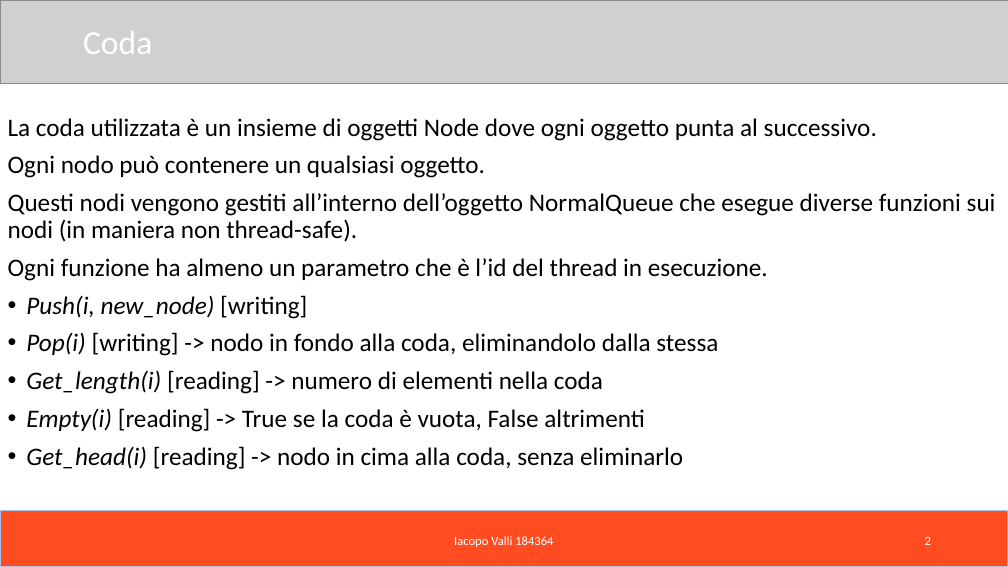
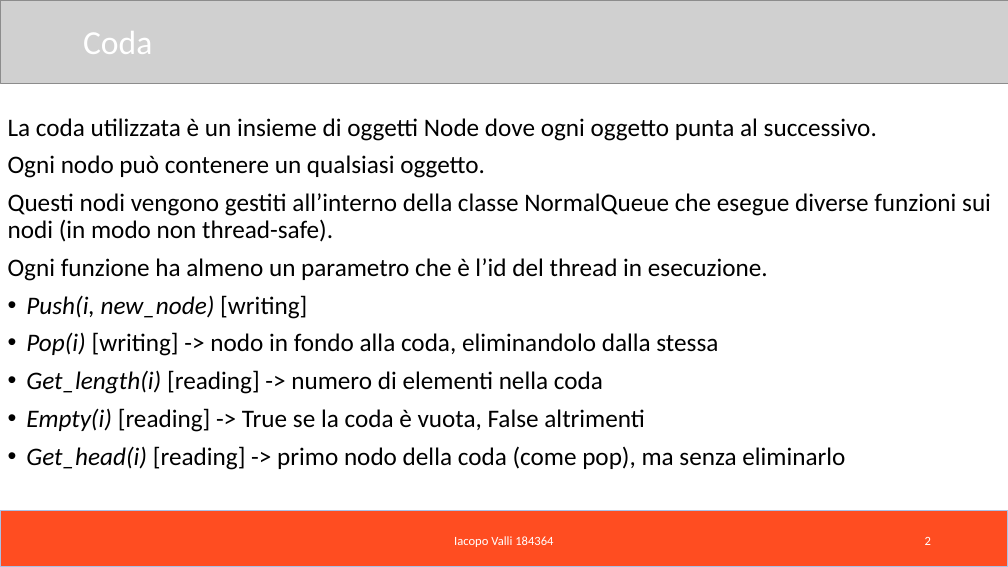
Before and after one commit to Iacopo99/RTES_Project, a slide deck: slide 2 of Presentazione progetto.pptx. Drawn at 1008x567 pixels with LibreOffice and Linux fonts; fonts in the diff are those of the drawing; grey boxes stand for pictures. Boxes give left, top, right and bottom in pixels: in the first picture for what was removed or moved away, otherwise in the second. Text is boxed around its words. In the diff, an @@ line names an element or a change of style, - is before the commit and + after.

```diff
--- a/Presentazione progetto.pptx
+++ b/Presentazione progetto.pptx
@@ text at (x1=8, y1=193, x2=991, y2=242): text changed @@
-Questi nodi vengono gestiti all’interno dell’oggetto NormalQueue che esegue diverse funzioni sui nodi (in maniera non thread-safe).
+Questi nodi vengono gestiti all’interno della classe NormalQueue che esegue diverse funzioni sui nodi (in modo non thread-safe).
@@ text at (x1=26, y1=446, x2=845, y2=470): text changed @@
-• Get_head(i) [reading] -> nodo in cima alla coda, senza eliminarlo
+• Get_head(i) [reading] -> primo nodo della coda (come pop), ma senza eliminarlo
```
Also in this commit, not shown: 4 other slides changed.
